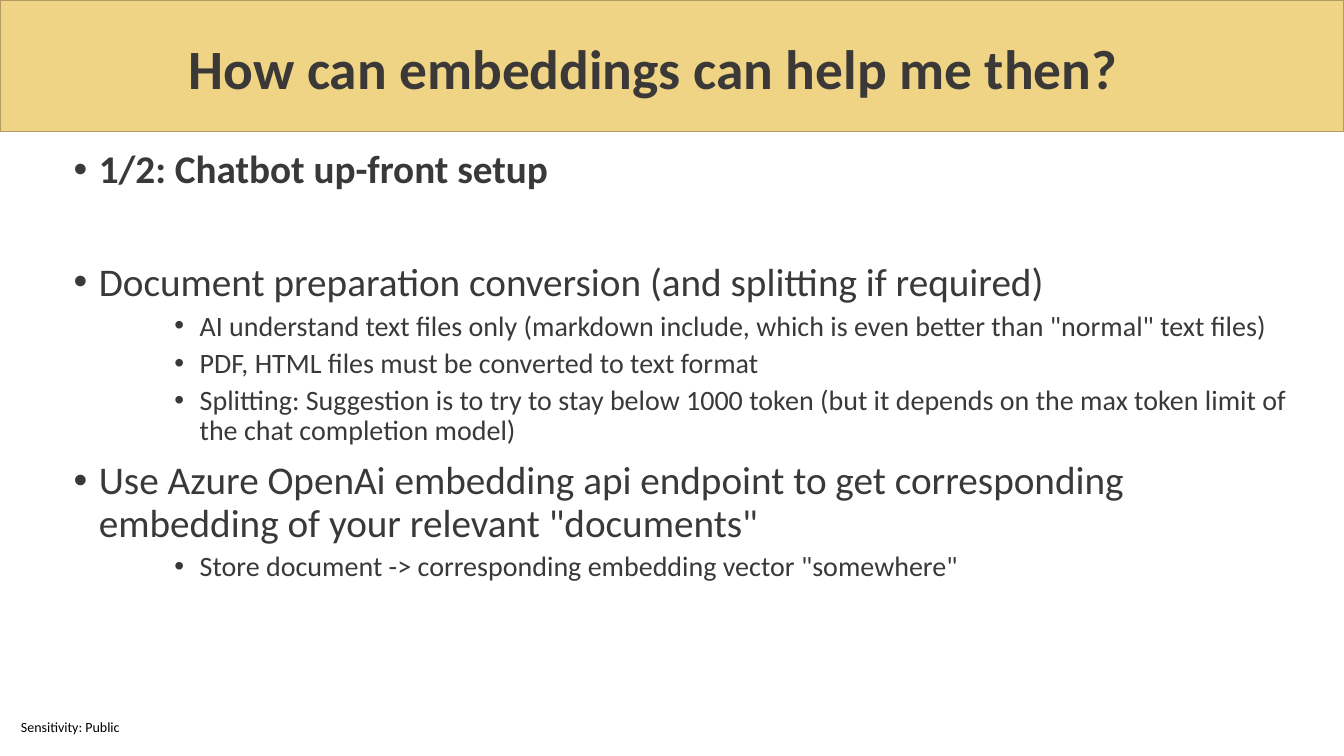
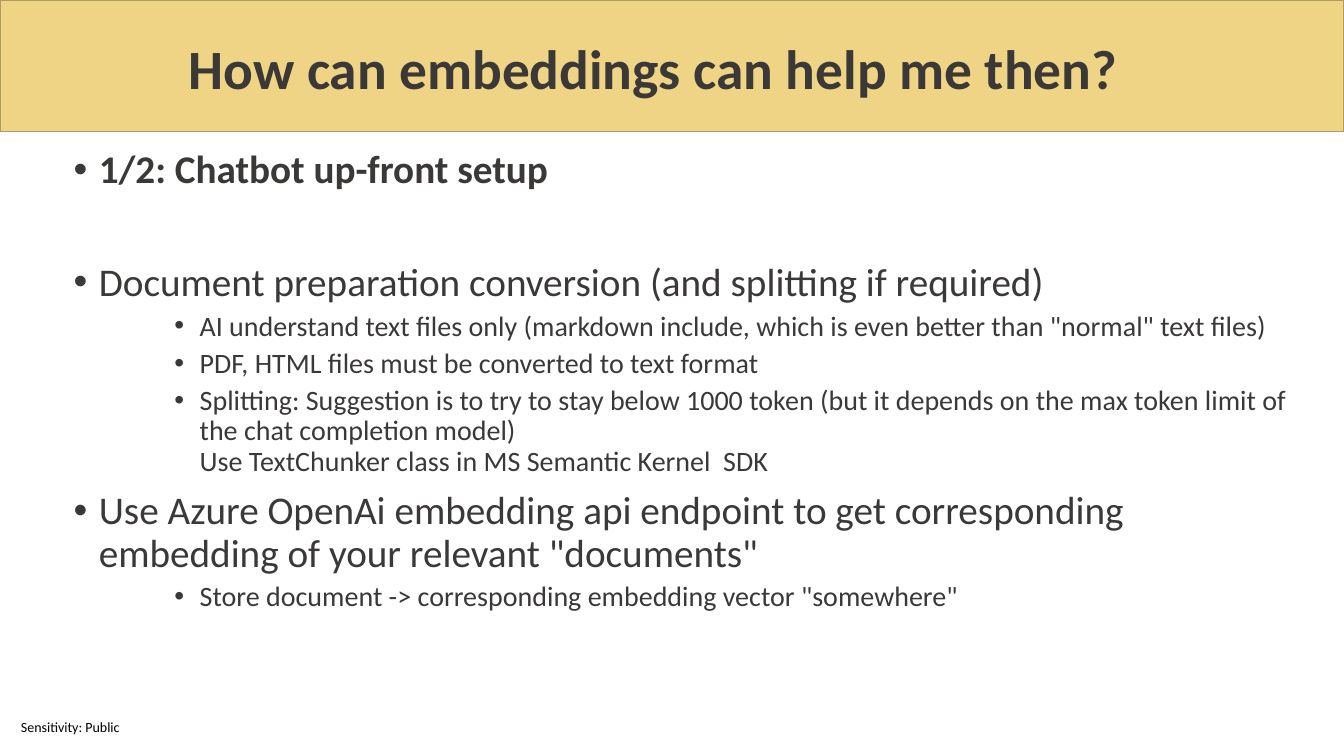
Before and after one commit to sabbadino/AzureDay2023Torino, a slide deck: slide 18 of sessions/room1_15_30/azure-day-ChatBot.pptx. Drawn at 1344x756 pixels with LibreOffice and Linux fonts; fonts in the diff are those of the drawing; background and template pictures are left out. Boxes give left, top, right and bottom in pixels: in the first picture for what was removed or moved away, otherwise in the second. Text is boxed around its words. In the diff, an @@ line names an element or a change of style, - is before the commit and + after.

```diff
--- a/sessions/room1_15_30/azure-day-ChatBot.pptx
+++ b/sessions/room1_15_30/azure-day-ChatBot.pptx
@@ text at (200,390,1285,471): text changed @@
-    • Splitting: Suggestion is to try to stay below 1000 token (but it depends on the max token limit of the chat completion model)
+    • Splitting: Suggestion is to try to stay below 1000 token (but it depends on the max token limit of the chat completion model)
+      Use TextChunker class in MS Semantic Kernel SDK
```
Also in this commit, not shown: 15 other slides changed, 5 slides removed.
